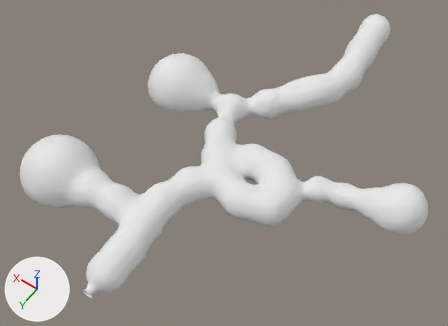
A saved change to the FBX model Blends/Caves/EmeraldIsland/TempleOfTheMoon.fbx.
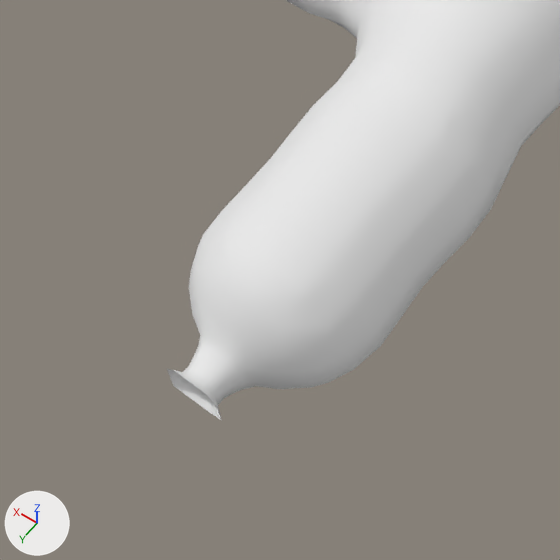
Each version is shown whole from a camera (50 mm lens) standing at (-11.7, 35.21, 29.58) and looking at (2.82, 14.88, -2.36), then close up on the part from 11% to 35% of the width and 67% to 100% of the height. Every picture has the same lights, and +X, +Y and +Z are marked at lower left.

The scene before the commit, as lines of its bpy script (objects in view):
```python
me_mesh = bpy.data.meshes.new('Mesh')
me_mesh.from_pydata(...)  # 4806 vertices, 5813 faces; spans x -9.8..13.9, y -1.1..26.7, z -3.9..0.9
me_mesh.materials.append(mat_walls)  # its picture is missing
ob_mball_030 = bpy.data.objects.new('Mball.030', me_mesh)
ob_mball_030.location = (0.0, 0.0, 0.0)
```
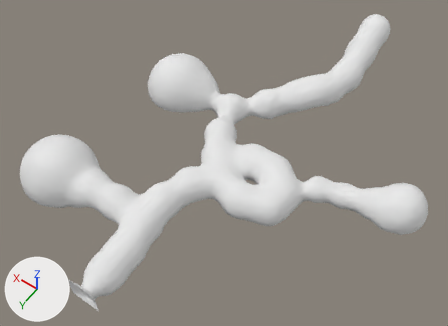
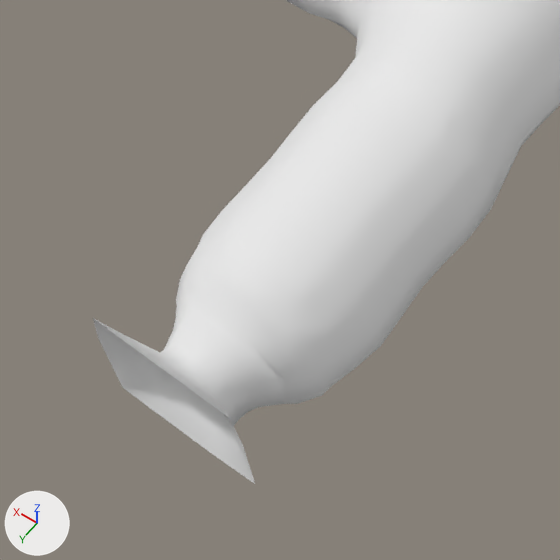
Boxes [x1, y1, x2, y2] around the edits, measured in the close-ups (560 x 560 px):
'Mball.030', reshaped: before [167, 0, 560, 421]; after [93, 0, 560, 484]
part 1 of me_mesh, built on: before [167, 234, 328, 421]; after [93, 234, 332, 484]

The change, as a diff of the scene's bpy script:
```diff
--- a/Blends/Caves/EmeraldIsland/TempleOfTheMoon.fbx.py
+++ b/Blends/Caves/EmeraldIsland/TempleOfTheMoon.fbx.py
@@ me_mesh @@
 # used by ob_mball_030; location = (0.0, 0.0, 0.0)
-me_mesh.from_pydata(...)  # 4806 vertices, 5813 faces; spans x -9.8..13.9, y -1.1..26.7, z -3.9..0.9
+me_mesh.from_pydata(...)  # 4814 vertices, 5821 faces; spans x -9.8..13.9, y -1.1..27.0, z -3.9..0.9
+# me_mesh part 1
+# 4 vertices in x 4.6..4.9, y 25.7..25.8, z -3.5..-2.5 move by (0.1, 0.0, 0.0)
+# 4 vertices in x 4.2..4.8, y 25.8..26.4, z -3.5..-3.3 move by (0.1, 0.0, -0.1)
+# 4 vertices in x 3.2..3.8, y 25.8..26.3, z -3.5..-3.4 move by (-0.1, 0.0, -0.1)
+# 4 vertices in x 3.1..3.4, y 25.7..25.8, z -3.5..-2.3 move by (-0.1, 0.0, 0.0)
+# 3 vertices in x 4.2..4.6, y 25.9..26.3, z -3.4..-3.3 move by (0.2, 0.0, -0.1)
+# 3 vertices in x 3.7..3.8, y 26.4..26.6, z -3.0 move by (-0.3, 0.1, 0.2)
+# 62 vertices move from x 3.1..4.6, y 25.7..26.7, z -3.4..-2.2 to x 2.9..4.9, y 25.7..26.9, z -3.5..-2.1
+# 8 vertices are added at x 2.9..5.1, y 27.0, z -3.7..-2.0
+# 8 new faces join them
 me_mesh.materials.append(mat_walls)
```
